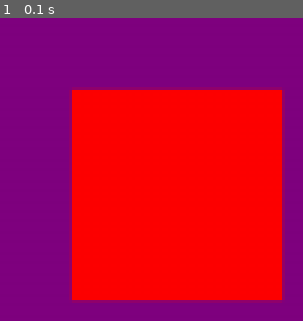
Above: before the commit, frame 1.
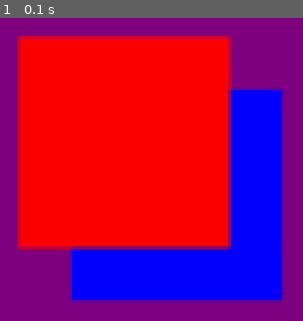
Above: after the commit, the same moment.

Repository: Intense2aT/pygame_game_for_school_project
Game: pygame game, started from src/main.py
Same seed, same stepped clock (60 frames per second), same inputs: the game is played once before the commit and once after it.
Inputs:
- Up to frame 1 (0.1 s): no input

The runs differ from the first frame. In frame 1, 45% of the frame differs, in the area x 5-95%, y 5-95%.

Commit message:
change log: 1. teoreetiliselt töötab. ***TEOREETILISELT*** 2. samuti parandatud paar puutumisega seonduvat asja

Diff:
--- a/src/error_list.py
+++ b/src/error_list.py
@@ -11,6 +11,7 @@
 
 error_dict_drawing:dict = {
     1: "Drawing Error 1: Using background colour, but value of background colour is undefined",
+    2: "Drawing Error 2: Current rederable scene not set for draw call."
 }
 
 error_dict_texture_group:dict = {
--- a/src/main.py
+++ b/src/main.py
@@ -1,4 +1,5 @@
 import pygame_mootor as mootor
+import objects
 import pygame
 
 # pygame setup
@@ -38,16 +39,43 @@
 mootor.define_event_response("MOUSEBUTTONDOWN", on_mouse_down)
 manager.add_handelable_event("MOUSEBUTTONDOWN")
 
-manager.use_fps_limit(True)
-manager.set_fps_limit(60)
+#manager.use_fps_limit(True)
+#manager.set_fps_limit(60)
 
 manager.use_background_colour(True)
 manager.set_background_colour((128, 0, 128, 255))
 
+test_base_settings:list = [
+    [565, 285], #position
+    [100, 100], #dimensions
+]
+
+test_base_settings2:list = [
+    [590, 310],
+    [100, 100]
+]
+
+def testFunc1(mootor): pass #print("testFunc1 called")
+def testFunc2(mootor): pass #print("testFunc2 called")
+testTexGroup = objects.textureGroup((255, 0, 0, 255))
+testTexGroup2 = objects.textureGroup((0, 0, 255, 255))
+#testTexGroup.addTexture("std", "src/textures/heartPixel1.png")
+testcase = objects.object(test_base_settings, testTexGroup)
+testcase.set_game_interact_func(testFunc1)
+testcase2 = objects.object(test_base_settings2, testTexGroup2)
+testcase2.set_game_interact_func(testFunc2)
+
+scene = mootor.scene()
+scene.addLayer("layer_1")
+scene.addToLayer(testcase2, "draw/game_interact", "layer_1")
+scene.addToLayer(testcase, "draw/game_interact", "layer_1")
+
+manager.set_cur_renderable_scene(scene)
+
 while manager.is_alive():
     #event handling
     manager.handle_events()
-    print(f"{manager.get_cur_mouse_position()} ja {manager.get_cur_mousebutton_states()}")
+    #print(f"{manager.get_cur_mouse_position()} ja {manager.get_cur_mousebutton_states()}")
 
     # RENDER YOUR GAME HERE
     manager.draw_complete()
--- a/src/objects.py
+++ b/src/objects.py
@@ -9,16 +9,6 @@
 # object_base_settings
 # position (global perspective)
 # dimensions (global perspective)
-
-test_base_settings:list = [
-    [590, 310], #position
-    [100, 100], #dimensions
-]
-
-test_base_settings2:list = [
-    [590, 310],
-    [100, 100]
-]
 
 class textureGroup:
     def __init__(self, colour:tuple[int, int, int, int] = None):
@@ -57,6 +47,8 @@
     #variables set by class and function calls
     #__use_different_interaction_field
     #__interaction_field_size
+    #__game_interact_func
+    #__ui_interact_func
 
     def __init__(self, object_base_settings:list, texGroup:textureGroup = None):
         #base settings handling
@@ -67,6 +59,11 @@
 
         self.__use_different_interaction_field:bool = False
         self.__interaction_field:list[list[float, float]] = None
+
+        self.__game_interact_func = None
+        self.__ui_interact_func = None
+
+        self.__draw_type = "coloured"
 
     def get_position(self) -> list[float, float]:
         return self.__position
@@ -147,11 +144,17 @@
     def get_other_interaction_field(self):
         return self.__interaction_field
 
+    def set_game_interact_func(self, function):
+        self.__game_interact_func = function
+
+    def get_game_interact_func(self):
+        return self.__game_interact_func
+
     #main interraction check for in game things (like player walks in a zone)
     #first argument for function is always Mootor
     #create overrides for different arguments
-    def game_interract(self, Mootor, function):
-        cur_center = Mootor.get_current_center()
+    def game_interact(self, Mootor):
+        cur_center = Mootor.get_current_center_fixed()
         cur_if_size = Mootor.get_interaction_field_size()
 
         if self.__use_different_interaction_field:
@@ -163,22 +166,28 @@
                                                               [cur_center, cur_if_size],
                                                               object1FromTopLeft=True)
 
-        if iscol:
-            function(Mootor)
+        if iscol and self.__game_interact_func != None:
+            self.__game_interact_func(Mootor)
 
     #main interraction check for ui objects (like player clicks a button in a menu)
-    def ui_interrack(self, Mootor, function):
+    def ui_interact(self, Mootor, function):
         pass
 
+    def set_draw_type(self, drawType:str):
+        self.__draw_type = drawType
+
+    def get_draw_type(self):
+        return self.__draw_type
+
     #main draw, drawType is for wether the draw should be textured or coloured
-    def draw(self, Mootor, drawType:str = "coloured", textureName:str = None):
-        if drawType == "textured":
+    def draw(self, Mootor, textureName:str = None):
+        if self.__draw_type == "textured":
             if textureName != None:
                 Mootor.get_screen().blit(pygame.transform.scale(self.getTextureGroup().getTexture(textureName), self.get_dimensions()),
                             standardise_with_engine(self.get_position(), Mootor.get_current_center()))
             else:
                 raise Exception(object_errors[3])
-        elif drawType != "coloured":
+        elif self.__draw_type != "coloured":
             raise Exception(object_errors[2])
         else:
             pygame.draw.rect(Mootor.get_screen(), self.getTextureGroup().getColour(),
--- a/src/pygame_mootor.py
+++ b/src/pygame_mootor.py
@@ -38,12 +38,6 @@
     "MOUSEBUTTONDOWN": __event_response_undefined
 }
 
-def testFunc(mootor): print("yes is Col")
-testTexGroup = objects.textureGroup((255, 0, 0, 255))
-#testTexGroup.addTexture("std", "src/textures/heartPixel1.png")
-testcase = objects.object(objects.test_base_settings, testTexGroup)
-testcase2 = objects.object(objects.test_base_settings2, testTexGroup)
-
 #mootor SHALL DRAW the currently selected SCENE object
 #scene object shall contain and manage data relating to objects in a given scene
 #and which operations to currently perform on them
@@ -55,6 +49,11 @@
     #[objectReference, operationsString]
     #operationsString shall be deconstructed and interpreted during runtime for what
     #object functions to call
+    #operationsString shall be spilt by '/'
+    #valid operations are
+    # - draw
+    # - game_interact
+    # - ui_interact
 
     def __init__(self):
         self.__object_list:dict[str:list[list]] = {}
@@ -76,6 +75,12 @@
             raise Exception(scene_errors[3])
 
         self.__object_list[layerName].append([object, operations])
+
+    def getThingsOnLayer(self, layerName:str):
+        if layerName not in self.getLayerNames():
+            raise Exception(scene_errors[2])
+
+        return self.__object_list[layerName]
 
     def getObjectOperations(self, object:objects.object, layerName:str):
         if layerName not in self.getLayerNames():
@@ -128,9 +133,11 @@
     #__use_fps_limit
     #__fps_limit
 
-    #some other random fucking runtime vars mostly for input
+    #some other important random fucking runtime stuff
     #__cur_mousebutton_states
     #__cur_mouse_position
+    #__cur_renderable_scene
+    #__cur_on_top_ui (OPTIONAL FOR DURING GAME MENU)
 
     #constructor
     def __init__(self, display_size:tuple[int, int]) -> None:
@@ -168,6 +175,9 @@
         self.__cur_mousebutton_states:list[bool, bool, bool] = [False, False, False]
         self.__cur_mouse_position:tuple[float, float] = None
 
+        self.__cur_renderable_scene:scene = None
+        self.__cur_on_top_ui:scene = None
+
         #set running
         self.__running = True
 
@@ -197,8 +207,17 @@
                 if event.type == pygame_events[active_handelable]:
                     pygame_event_responses[active_handelable](self, event)
 
+    #DEPRECATED FOR OBJECT CENTER ARE COLLISION
     def get_current_center(self):
         return self.__current_center
+
+    def get_current_center_fixed(self):
+        cur_center = [
+            self.__current_center[0] + self.__display_size[0] / 2,
+            self.__current_center[1] + self.__display_size[1] / 2
+        ]
+
+        return cur_center
 
     def get_interaction_field_size(self):
         return self.__interaction_field_size
@@ -225,19 +244,53 @@
     def set_background_colour(self, colour:tuple[int, int, int, int]):
         self.__background_colour = colour
 
+    def set_cur_renderable_scene(self, scene:scene):
+        self.__cur_renderable_scene = scene
+
+    def get_cur_renderable_scene(self):
+        raise self.__cur_renderable_scene
+
+    def set_cur_on_top_ui(self, scene:scene = None):
+        self.__cur_on_top_ui = scene
+
+    def get_cur_on_top_ui(self):
+        return self.__cur_on_top_ui
+
     def __flip_display(self) -> None:
         pygame.display.flip()
+
+    def __handle_layer_draw_interact(self, objectList:list):
+        for i in objectList:
+            for j in i[1].split('/'):
+                if j == "draw":
+                    i[0].draw(self)
+                elif j == "game_interact":
+                    i[0].game_interact(self)
+                elif j == "ui_interact":
+                    i[0].ui_interact(self)
+                else:
+                    print("ignored invalid object operation")
 
     #draw complete also handles object tied events
     def draw_complete(self):
         #implement proper draw order system and scene system later with proper objects
+
         if self.__use_backround_colour:
             if self.__background_colour != None:
                 self.__screen.fill(self.__background_colour)
             else:
                 raise Exception(draw_errors[1])
 
-        testcase.draw(self)
+        #testcase.draw(self)
+
+        if self.__cur_renderable_scene == None:
+            raise Exception(draw_errors[2])
+        else:
+            layerList:list[str] = self.__cur_renderable_scene.getLayerNames()
+            for layer in layerList:
+                objectList = self.__cur_renderable_scene.getThingsOnLayer(layer)
+                self.__handle_layer_draw_interact(objectList)
+
 
         self.__flip_display()
 
--- a/src/std_check_functions.py
+++ b/src/std_check_functions.py
@@ -32,11 +32,11 @@
         object2Points.append([object2[0][0] + 0.5 * object2[1][0], object2[0][1] + 0.5 * object2[1][1]])
 
     for point in object2Points:
-        if object1Points[0][0] < point[0] and object1Points[3][0] > point[0] and object1Points[0][1] < point[1] and object1Points[3][1] > point[1]:
+        if object1Points[0][0] <= point[0] and object1Points[3][0] >= point[0] and object1Points[0][1] <= point[1] and object1Points[3][1] >= point[1]:
             return True
 
     for point in object1Points:
-        if object2Points[0][0] < point[0] and object2Points[3][0] > point[0] and object2Points[0][1] < point[1] and object2Points[3][1] > point[1]:
+        if object2Points[0][0] <= point[0] and object2Points[3][0] >= point[0] and object2Points[0][1] <= point[1] and object2Points[3][1] >= point[1]:
             return True
 
     return False
@@ -50,7 +50,7 @@
         objectPoints.append([object[0][0] - 0.5 * object[1][0], object[0][1] - 0.5 * object[1][1]])
         objectPoints.append([object[0][0] + 0.5 * object[1][0], object[0][1] + 0.5 * object[1][1]])
 
-    if objectPoints[0][0] < mouseCords[0] and mouseCords[0] < objectPoints[1][0] and objectPoints[0][1] < mouseCords[1] and mouseCords[1] < objectPoints[1][1]:
+    if objectPoints[0][0] <= mouseCords[0] and mouseCords[0] <= objectPoints[1][0] and objectPoints[0][1] <= mouseCords[1] and mouseCords[1] <= objectPoints[1][1]:
         return True
 
     return False
